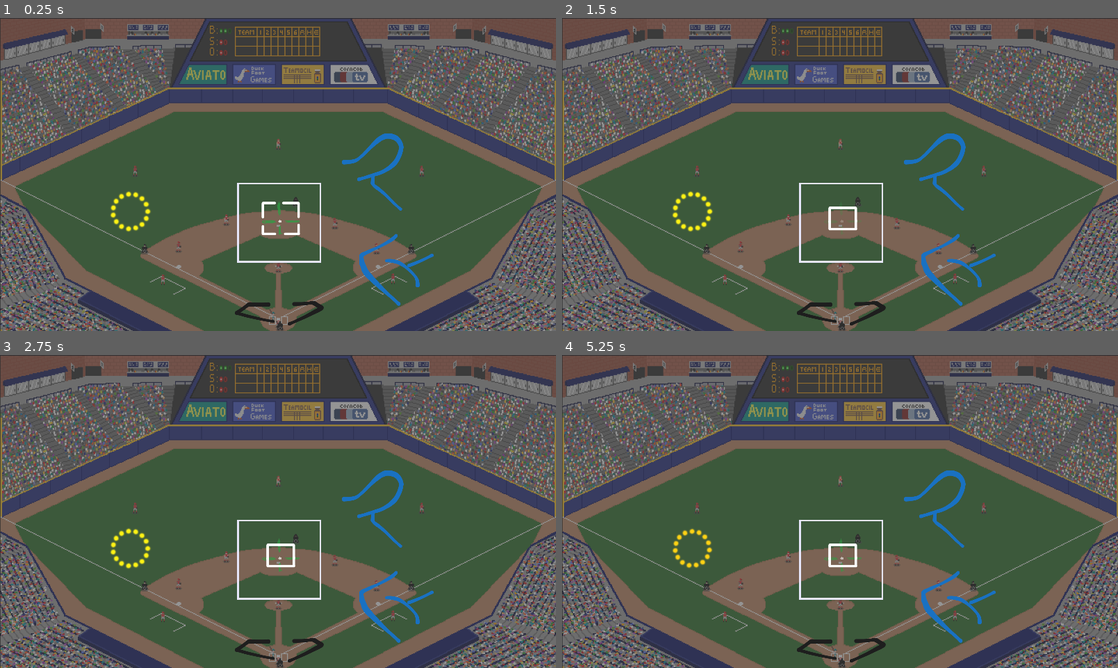
Above: before the commit, frames 1-4 (two rows, left to right).
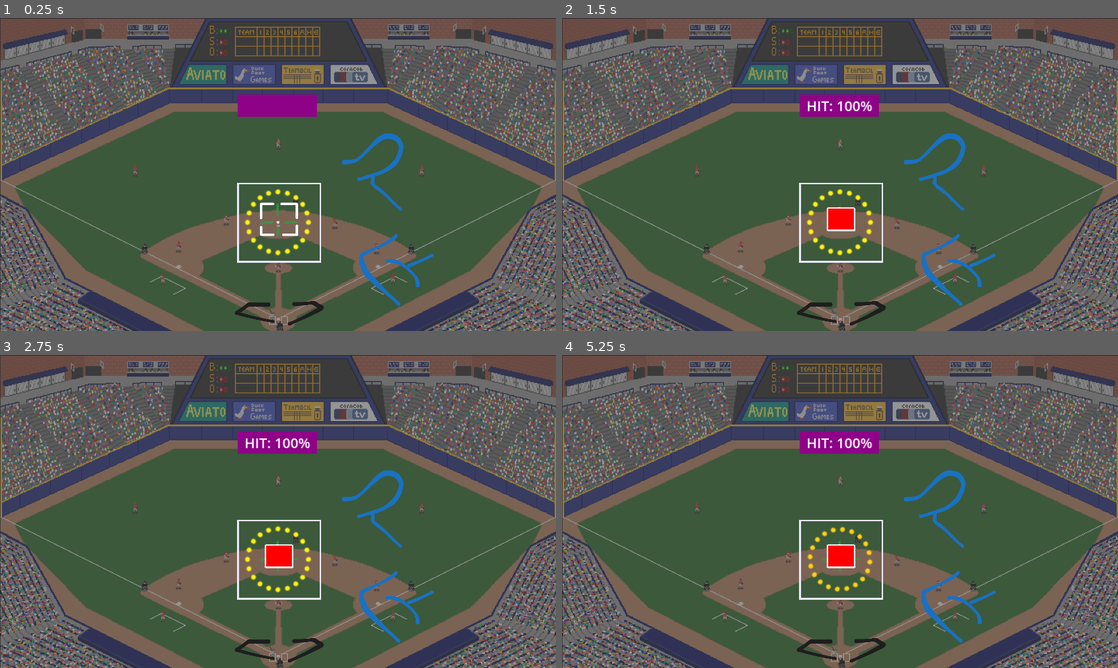
Above: after the commit, the same moments.

Repository: olive20xx/kgj-baseball
Game: Godot game, scene res://src/play_ball.tscn
Same seed, same stepped clock (60 frames per second), same inputs: the game is played once before the commit and once after it.
Inputs:
- Up to frame 1 (0.25 s): no input
- Up to frame 2 (1.5 s): tap Enter (ui_accept) at 0.5, 0.77, 0.8, 1.07, 1.35 s; hold Space (swing) 0.53-1.28 s
- Up to frame 3 (2.75 s): tap Enter (ui_accept) at 1.52, 1.82, 2, 2.3 s; tap Space (swing) at 1.55 s; hold Space (swing) from 2.03 s (still down)
- Up to frame 4 (5.25 s): tap Enter (ui_accept) at 2.75, 3.02, 3.32, 4.52, 4.82, 5 s; release Space (swing) at 2.78 s; tap Space (swing) at 2.85, 4.35 s; hold Enter (ui_accept) 3.53-4.28 s; tap Escape (ui_cancel) at 4.15 s; hold Space (swing) from 5.03 s (still down)

The runs differ from the first frame. In frame 1, 1.8% of the frame differs, in the area x 19-57%, y 24-76%; in frame 2, 2.0%; in frame 3, 2.0%; in frame 4, 2.0%.
Error before the commit: Trying to assign value of type 'Node2D' to a variable of type 'Sprite2D'. (res://src/play_ball.gd:4)

Commit message:
add hit detection and calculation 😎😎😎

Diff:
--- /dev/null
+++ b/intersect_test.gd
@@ -0,0 +1,70 @@
+extends Node2D
+
+@onready var circle_shape: CollisionShape2D = $CircleArea/CollisionShape2D
+@onready var rect_shape: CollisionShape2D = $RectArea/CollisionShape2D
+
+var rect_polygon: PackedVector2Array = []
+var circle_polygon: PackedVector2Array = []
+var overlap = []
+
+func _input(event: InputEvent) -> void:
+	if event.is_action_pressed("swing"):
+		rect_polygon = make_rect_polygon(rect_shape.shape.get_rect(), rect_shape.global_position - circle_shape.global_position)
+		circle_polygon = make_circle_polygon(10, 12)
+		overlap = get_overlap(rect_polygon, circle_polygon)
+		print(overlap)
+		queue_redraw()
+
+
+func _draw() -> void:
+	if rect_polygon:
+		draw_polygon(rect_polygon, [Color.RED, Color.RED, Color.RED, Color.RED])
+	if circle_polygon:
+		var colors: PackedColorArray
+		colors.resize(circle_polygon.size())
+		colors.fill(Color.YELLOW)
+		draw_polygon(circle_polygon, colors)
+	if overlap:
+		var colors: PackedColorArray
+		colors.resize(overlap.size())
+		colors.fill(Color.BLUE)
+		draw_polygon(overlap[0], colors)
+
+
+func get_overlap(poly1: PackedVector2Array, poly2: PackedVector2Array) -> Array[PackedVector2Array]:
+	print(poly1)
+	print(poly2)
+	return Geometry2D.intersect_polygons(poly1, poly2)
+
+
+func make_rect_polygon(rect: Rect2, pos: Vector2) -> PackedVector2Array:
+	var polygon: PackedVector2Array = []
+	var start := pos + rect.position
+	var x_length := rect.size.x
+	var y_length := rect.size.y
+
+	polygon.append(start)
+	polygon.append(start + Vector2(x_length, 0))
+	polygon.append(start + rect.size)
+	polygon.append(start + Vector2(0, y_length))
+
+	return polygon
+
+
+func make_circle_polygon(radius: float, num_sides: int) -> PackedVector2Array:
+	var polygon: PackedVector2Array = []
+	var angle_delta := (PI * 2) / num_sides
+	var vector := Vector2(radius, 0)
+
+	for _i in num_sides:
+		polygon.append(vector)
+		vector = vector.rotated(angle_delta)
+
+	return polygon
+
+var test: Array[String]
+func hello() -> PackedVector2Array:
+	var test2: Array[PackedVector2Array]
+	var test1: PackedVector2Array
+	test2 = test1
+	return test
--- /dev/null
+++ b/intersect_test.tscn
@@ -0,0 +1,47 @@
+[gd_scene load_steps=8 format=3 uid="uid://dceynef56dmb5"]
+
+[ext_resource type="Script" path="res://intersect_test.gd" id="1_ynipr"]
+[ext_resource type="Texture2D" uid="uid://pj42bcjxxrc2" path="res://assets/square-botright.png" id="2_sf2r2"]
+[ext_resource type="Texture2D" uid="uid://dimje2b5p887e" path="res://assets/square-topleft.png" id="3_7ktye"]
+[ext_resource type="Texture2D" uid="uid://c31vod3rq1p8c" path="res://assets/square-topright.png" id="4_qo5fx"]
+[ext_resource type="Texture2D" uid="uid://cmvornvqjptgl" path="res://assets/square-botleft.png" id="5_swu6d"]
+
+[sub_resource type="CircleShape2D" id="CircleShape2D_pvr04"]
+
+[sub_resource type="RectangleShape2D" id="RectangleShape2D_24jha"]
+
+[node name="IntersectTest" type="Node2D"]
+position = Vector2(131.875, 84)
+script = ExtResource("1_ynipr")
+
+[node name="CircleArea" type="Area2D" parent="."]
+position = Vector2(36.875, 39)
+
+[node name="CollisionShape2D" type="CollisionShape2D" parent="CircleArea"]
+shape = SubResource("CircleShape2D_pvr04")
+
+[node name="RectArea" type="Area2D" parent="."]
+position = Vector2(50, 33.5)
+
+[node name="CollisionShape2D" type="CollisionShape2D" parent="RectArea"]
+shape = SubResource("RectangleShape2D_24jha")
+
+[node name="Square-botright" type="Sprite2D" parent="."]
+position = Vector2(10, 10)
+scale = Vector2(0.1, 0.1)
+texture = ExtResource("2_sf2r2")
+
+[node name="Square-topleft" type="Sprite2D" parent="."]
+position = Vector2(-10, -10)
+scale = Vector2(0.1, 0.1)
+texture = ExtResource("3_7ktye")
+
+[node name="Square-topright" type="Sprite2D" parent="."]
+position = Vector2(10, -10.125)
+scale = Vector2(0.1, 0.1)
+texture = ExtResource("4_qo5fx")
+
+[node name="Square-botleft" type="Sprite2D" parent="."]
+position = Vector2(-10, 10)
+scale = Vector2(0.1, 0.1)
+texture = ExtResource("5_swu6d")
--- a/project.godot
+++ b/project.godot
@@ -13,7 +13,7 @@
 config/name="kgj-pitching"
 run/main_scene="res://src/play_ball.tscn"
 config/features=PackedStringArray("4.3", "GL Compatibility")
-config/icon="res://icon.svg"
+config/icon="res://assets/ken-griffey-jr-baseball_start-screen.png"
 
 [display]
 
--- a/src/cursors/batter_circle.gd
+++ b/src/cursors/batter_circle.gd
@@ -1,7 +1,7 @@
 class_name BatterCircle
 extends Node2D
 
-signal swung(center: Vector2, radius: Vector2)
+signal swung(shape: CollisionShape2D)
 
 const dot_scene = preload("res://src/cursors/dot.tscn")
 
@@ -33,11 +33,13 @@
 var tween: Tween
 
 @onready var dots: Node2D = $Dots
+@onready var collision_shape: CollisionShape2D = $Area2D/CollisionShape2D
 @onready var timer: Timer = $Timer
 @onready var move: Move = $Move
 
 
 func _ready() -> void:
+	collision_shape.shape.radius = _size.radius * spin_scale
 	move.speed = 180.0
 	render()
 
@@ -51,7 +53,7 @@
 	accept_input = false
 	var swing := animate_swing()
 	await swing.finished
-	swung.emit(position, _size.radius)
+	swung.emit(collision_shape)
 
 	await get_tree().create_timer(reset_time).timeout
 	var reset := animate_reset()
@@ -84,16 +86,19 @@
 
 	return tween
 
-
+# TODO: needs work
 func render() -> void:
 	# get circumference
 	var circumf := 2 * PI * _size.radius as int
+
 	# count dots + gap
 	var dot: Dot = dot_scene.instantiate()
 	dot.position.y = _size.radius
 	var length := dot.diameter + _size.gap as float
 	var dot_count := floori(circumf / length)
+
 	# evenly space dots around circle
+	# this part seems a lil incorrect...
 	var degree_spacing := floori(360 / dot_count)
 
 	for i in dot_count:
--- a/src/cursors/batter_circle.tscn
+++ b/src/cursors/batter_circle.tscn
@@ -1,10 +1,11 @@
-[gd_scene load_steps=3 format=3 uid="uid://d1tjdm2x8xsnh"]
+[gd_scene load_steps=4 format=3 uid="uid://d1tjdm2x8xsnh"]
 
 [ext_resource type="Script" path="res://src/cursors/batter_circle.gd" id="1_d6yj1"]
 [ext_resource type="PackedScene" uid="uid://kx0s52o0elcw" path="res://src/components/move.tscn" id="2_xu6x6"]
 
+[sub_resource type="CircleShape2D" id="CircleShape2D_jslsu"]
+
 [node name="BatterCircle" type="Node2D"]
-position = Vector2(275, 172)
 script = ExtResource("1_d6yj1")
 
 [node name="Move" parent="." instance=ExtResource("2_xu6x6")]
@@ -16,5 +17,10 @@
 [node name="Dots" type="Node2D" parent="."]
 modulate = Color(1, 0.952941, 0.0784314, 1)
 
+[node name="Area2D" type="Area2D" parent="."]
+
+[node name="CollisionShape2D" type="CollisionShape2D" parent="Area2D"]
+shape = SubResource("CircleShape2D_jslsu")
+
 [node name="Timer" type="Timer" parent="."]
 one_shot = true
--- /dev/null
+++ b/src/hit_fairy.gd
@@ -0,0 +1,117 @@
+class_name HitFairy
+extends Node2D
+
+signal hit_percentage(value: int)
+
+# TODO: I think you just need the global position and shape.radius
+var circ_shape: CollisionShape2D:
+	set(shape):
+		circ_shape = shape
+		position = circ_shape.global_position
+		if rect_shape: get_overlap()
+# TODO: I think you just need the global position and Rect2 (or position + size)
+var rect_shape: CollisionShape2D:
+	set(shape):
+		rect_shape = shape
+		if circ_shape: get_overlap()
+var overlap: PackedVector2Array = []
+
+
+func get_overlap() -> void:
+	if not circ_shape or not rect_shape:
+		print("hit fairy missing a shape")
+		return
+
+	# GlobalPosition (from center, absolute) + Rect2D.position (top-left, relative)
+	var rect_pos := rect_shape.global_position + rect_shape.shape.get_rect().position
+	# Since this node re-positions to the center of the Batter Circle, we can get
+	# dist by using our GlobalPosition
+	var dist_to_rect := rect_pos - global_position
+
+	var rect_polygon := make_rect_polygon(rect_shape.shape.get_rect(), dist_to_rect)
+	var circ_polygon := make_circle_polygon(circ_shape.shape.radius, 12)
+
+	var overlap_result := Geometry2D.intersect_polygons(rect_polygon, circ_polygon)
+	if not overlap_result.is_empty():
+		overlap = overlap_result[0]
+
+	var hit := calculate_hit_percentage()
+	hit_percentage.emit(hit)
+	queue_redraw()
+
+
+func calculate_hit_percentage() -> int:
+	var total: float
+	var rect_area := rect_shape.shape.get_rect().get_area()
+	var circ_area := PI * pow(circ_shape.shape.radius, 2)
+
+	if rect_area < circ_area:
+		total = rect_area
+	else:
+		total = circ_area
+	#total := rect_shape.shape.get_rect().get_area()
+
+
+	var hit := calculate_area(overlap)
+
+	return roundi(hit / total * 100)
+
+
+func clear() -> void:
+	overlap = []
+	queue_redraw()
+
+
+func _input(event: InputEvent) -> void:
+	if event.is_action_pressed("ui_cancel"): clear()
+
+func _draw() -> void:
+	if overlap:
+		var colors := make_color_array(overlap.size(), Color.RED)
+		draw_polygon(overlap, colors)
+
+
+func make_color_array(size: int, color: Color) -> PackedColorArray:
+		var colors: PackedColorArray
+		colors.resize(size)
+		colors.fill(color)
+		return colors
+
+
+func make_rect_polygon(rect: Rect2, pos := Vector2.ZERO) -> PackedVector2Array:
+	var polygon: PackedVector2Array = []
+	var start := pos #+ rect.position
+	var x_length := rect.size.x
+	var y_length := rect.size.y
+
+	polygon.append(start)
+	polygon.append(start + Vector2(x_length, 0))
+	polygon.append(start + rect.size)
+	polygon.append(start + Vector2(0, y_length))
+
+	return polygon
+
+
+func make_circle_polygon(radius: float, num_sides: int) -> PackedVector2Array:
+	var polygon: PackedVector2Array = []
+	var angle_delta := (PI * 2) / num_sides
+	var vector := Vector2(radius, 0)
+
+	for _i in num_sides:
+		polygon.append(vector)
+		vector = vector.rotated(angle_delta)
+
+	return polygon
+
+
+func calculate_area(polygon: PackedVector2Array) -> float:
+	var area := 0.0
+	var j := polygon.size() - 1
+
+	for i in polygon.size():
+		area += (polygon[j].x + polygon[i].x) * (polygon[j].y - polygon[i].y)
+		j = i
+
+	return abs(area / 2)
+# Thank you Math Open Reference!
+# https://www.mathopenref.com/coordpolygonarea2.html
--- a/src/play_ball.gd
+++ b/src/play_ball.gd
@@ -1,16 +1,17 @@
 extends Node2D
 
+
 @onready var center_pos: Vector2 = $CenterMarker.position
-@onready var pitcher_cursor: Sprite2D = %PitcherCursor
+@onready var pitcher_cursor: PitcherCursor = %PitcherCursor
 @onready var strike_zone: StrikeZone = %StrikeZone
 @onready var batter_circle: BatterCircle = %BatterCircle
+@onready var hit_fairy: HitFairy = $HitFairy
+@onready var label: Label = $UI/Panel/Label
 
-# Called when the node enters the scene tree for the first time.
+
 func _ready() -> void:
 	pitcher_cursor.position = center_pos
 	batter_circle.position = center_pos
-
-
-# Called every frame. 'delta' is the elapsed time since the previous frame.
-func _process(delta: float) -> void:
-	pass
+	pitcher_cursor.arrived.connect(func(shape): hit_fairy.rect_shape = shape)
+	batter_circle.swung.connect(func(shape): hit_fairy.circ_shape = shape)
+	hit_fairy.hit_percentage.connect(func(pc): label.text = "HIT: " + str(pc) + "%")
--- a/src/play_ball.tscn
+++ b/src/play_ball.tscn
@@ -1,10 +1,14 @@
-[gd_scene load_steps=6 format=3 uid="uid://djqse2gmeqjnq"]
+[gd_scene load_steps=8 format=3 uid="uid://djqse2gmeqjnq"]
 
 [ext_resource type="Script" path="res://src/play_ball.gd" id="1_hvvun"]
 [ext_resource type="Texture2D" uid="uid://6p4k3sgjmrkc" path="res://assets/stadiumpixel.png" id="2_aobu0"]
 [ext_resource type="PackedScene" uid="uid://ds23careiux1c" path="res://src/strikezone/zone.tscn" id="3_xxn3o"]
-[ext_resource type="PackedScene" uid="uid://cl6l7iv1huj7p" path="res://src/cursors/crosshair.tscn" id="4_ryymv"]
+[ext_resource type="PackedScene" uid="uid://cl6l7iv1huj7p" path="res://src/cursors/pitcher/cursor.tscn" id="4_ryymv"]
 [ext_resource type="PackedScene" uid="uid://d1tjdm2x8xsnh" path="res://src/cursors/batter_circle.tscn" id="5_xdh6u"]
+[ext_resource type="Script" path="res://src/hit_fairy.gd" id="6_6nynj"]
+
+[sub_resource type="StyleBoxFlat" id="StyleBoxFlat_ctv8n"]
+bg_color = Color(0.555112, 0.00766065, 0.528903, 1)
 
 [node name="PlayBall" type="Node2D"]
 script = ExtResource("1_hvvun")
@@ -29,3 +33,33 @@
 [node name="BatterCircle" parent="." instance=ExtResource("5_xdh6u")]
 unique_name_in_owner = true
 position = Vector2(300, 445)
+size = 3
+
+[node name="HitFairy" type="Node2D" parent="."]
+script = ExtResource("6_6nynj")
+
+[node name="UI" type="CanvasLayer" parent="."]
+
+[node name="Panel" type="Panel" parent="UI"]
+anchors_preset = 5
+anchor_left = 0.5
+anchor_right = 0.5
+offset_left = -92.0
+offset_top = 176.0
+offset_right = 90.0
+offset_bottom = 227.0
+grow_horizontal = 2
+theme_override_styles/panel = SubResource("StyleBoxFlat_ctv8n")
+
+[node name="Label" type="Label" parent="UI/Panel"]
+layout_mode = 1
+anchors_preset = 15
+anchor_right = 1.0
+anchor_bottom = 1.0
+grow_horizontal = 2
+grow_vertical = 2
+theme_override_font_sizes/font_size = 32
+horizontal_alignment = 1
+vertical_alignment = 1
+justification_flags = 162
+uppercase = true
--- a/src/strikezone/batter.gd
+++ b/src/strikezone/batter.gd
@@ -12,8 +12,3 @@
 
 @onready var chest: Sprite2D = %Chest
 @onready var knee: Sprite2D = %Knee
-
-func _ready() -> void:
-	print('top ', top, ' bot ', bot)
-	print('batter distance')
-	print(dist)
